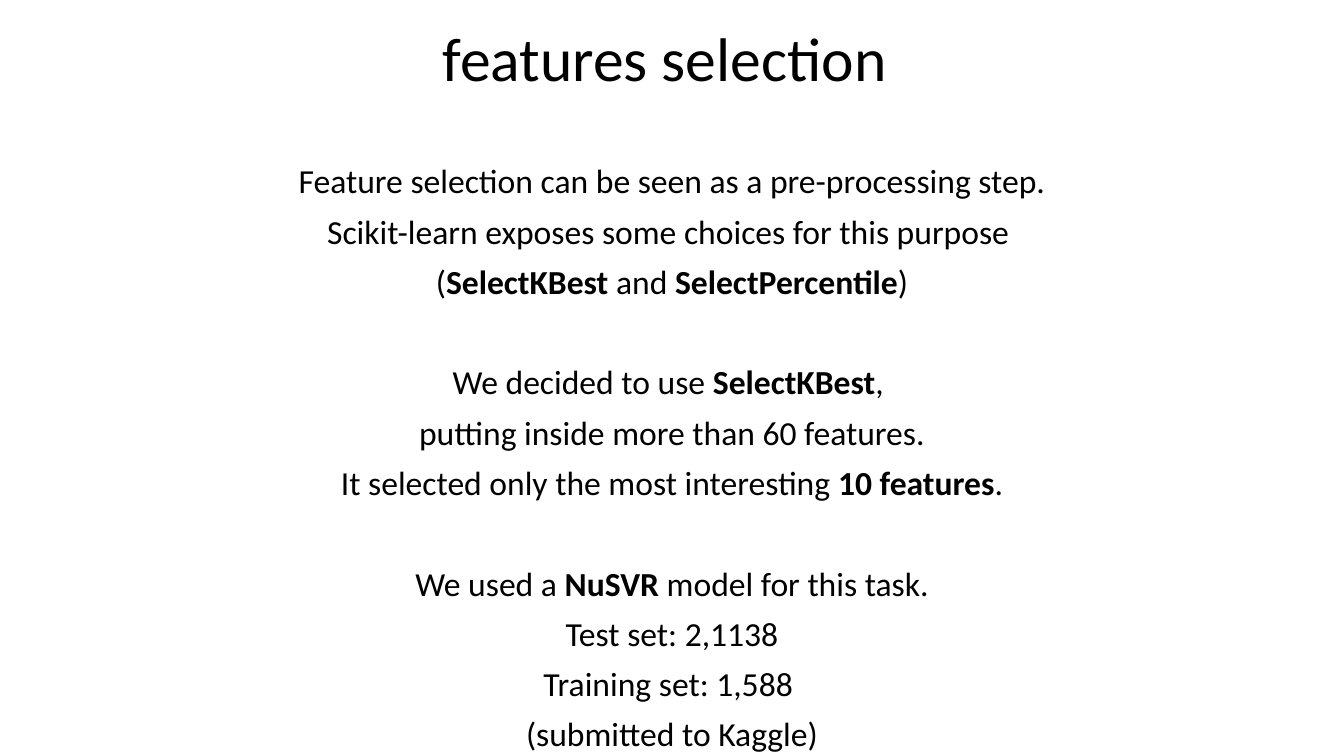
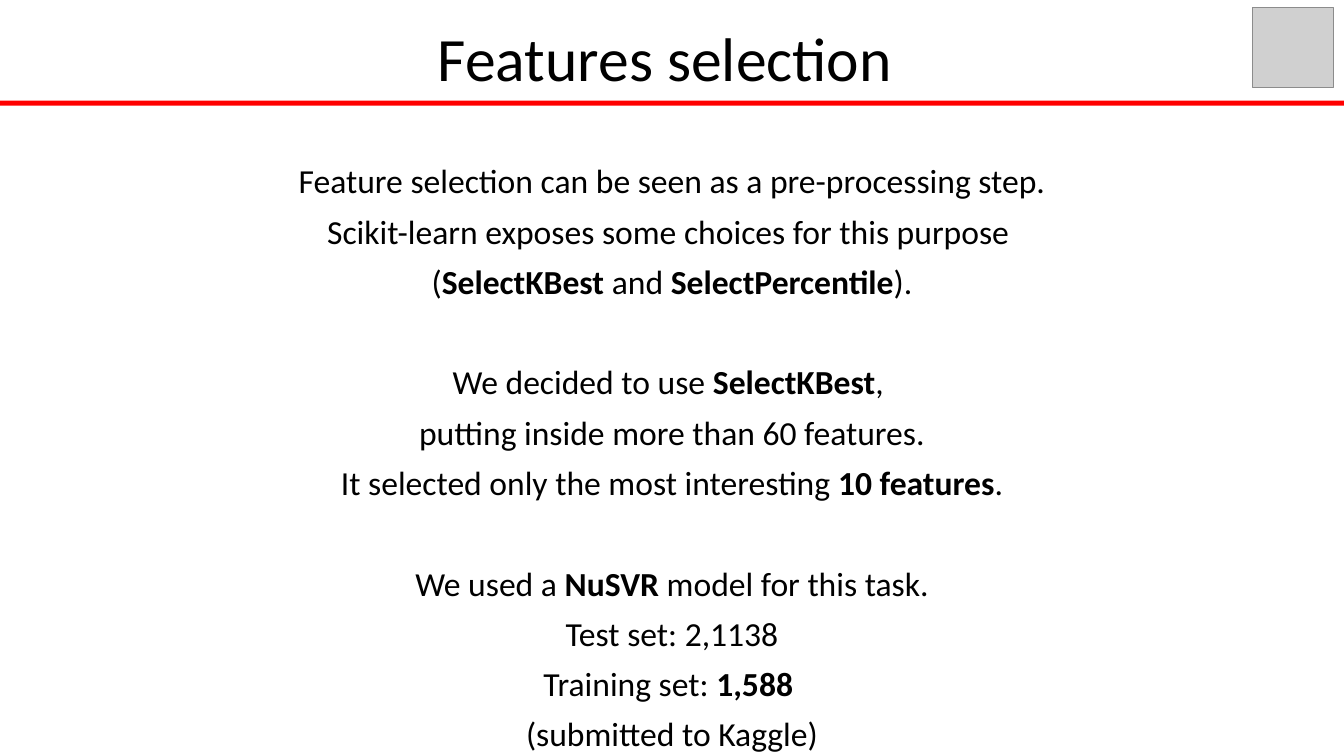
Before and after one commit to GiusTemp/kaggleunibo, a slide deck: slide 7 of slides/earthquakePrediction.pptx. Drawn at 1344x756 pixels with LibreOffice and Linux fonts; fonts in the diff are those of the drawing; grey boxes stand for pictures; background and template pictures are left out. Boxes give left, top, right and bottom in pixels: in the first picture for what was removed or moved away, otherwise in the second. Text is boxed around its words. In the diff, an @@ line names an element or a change of style, - is before the commit and + after.

```diff
--- a/slides/earthquakePrediction.pptx
+++ b/slides/earthquakePrediction.pptx
@@ picture added at [1253,7,1334,88] @@
@@ text at [438,38,891,82]: text changed @@
-features selection
+Features selection
@@ rectangle added at [0,101,1344,106], fill #FF0000 @@
@@ text at [432,269,913,299]: text changed @@
-(SelectKBest and SelectPercentile)
+(SelectKBest and SelectPercentile).
@@ text at [543,672,793,702]: bold on in "1,588" @@
```
Also in this commit, not shown: 14 other slides changed.
